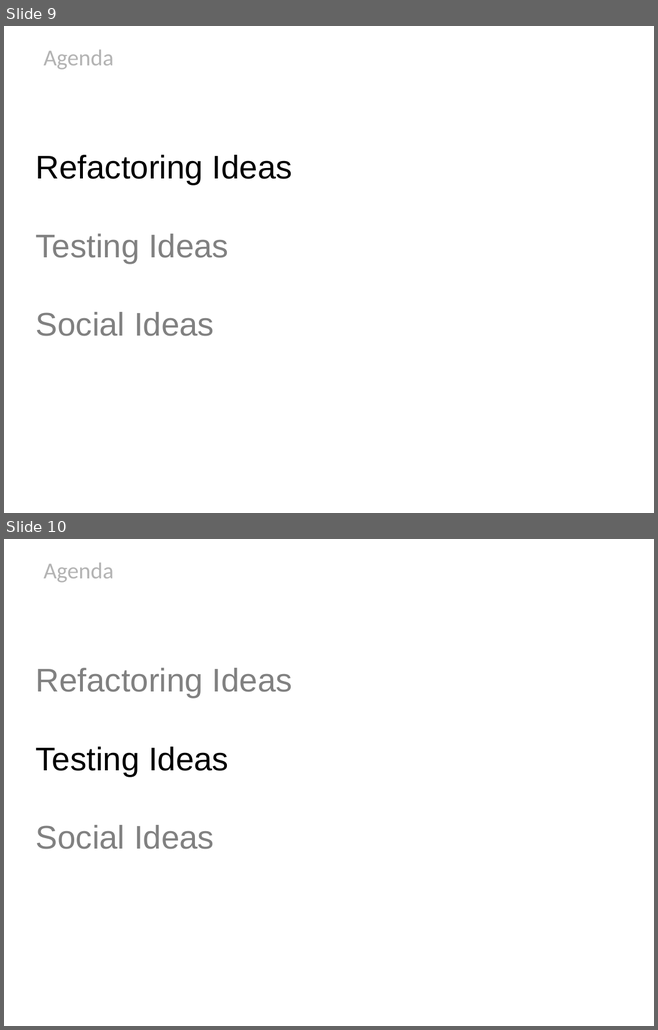
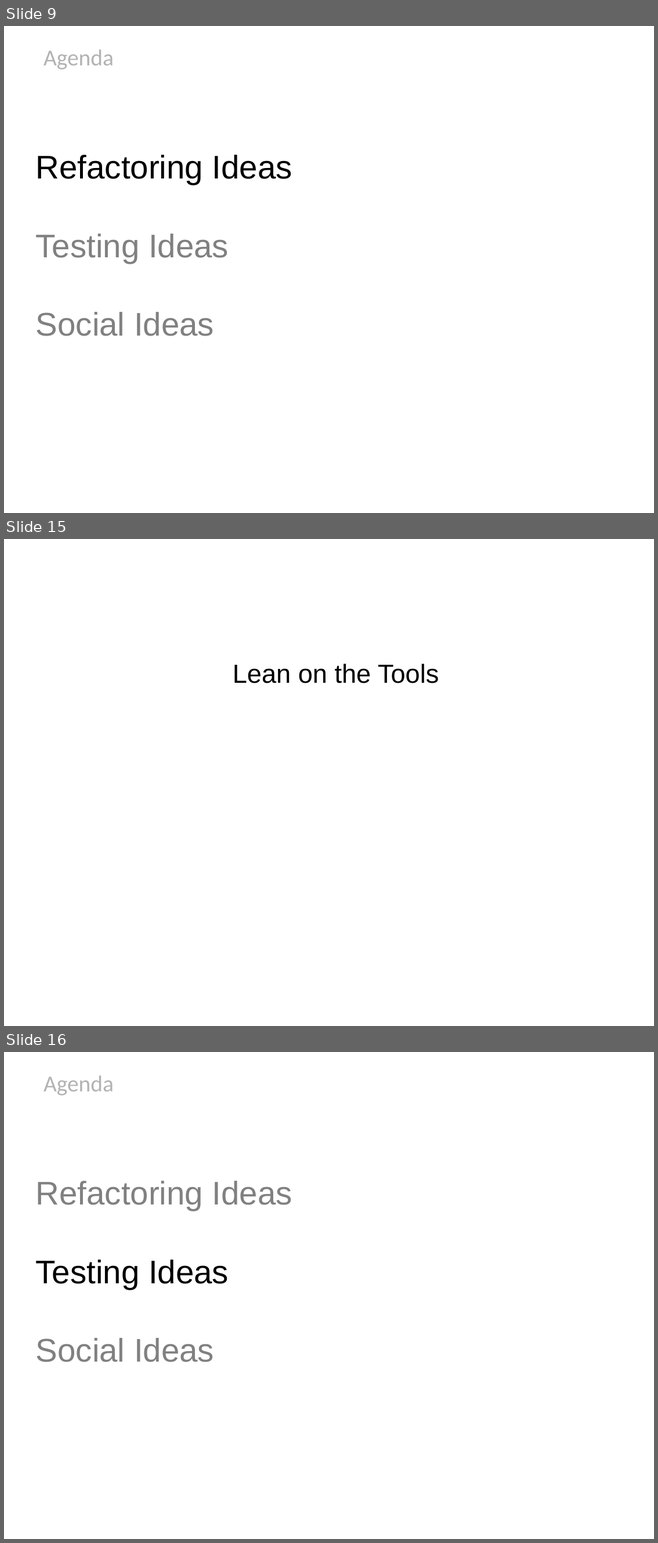
Before and after one commit to HamletDRC/presentations, a slide deck: newideasforoldcode/NewIdeasForOldCode_Confess2011.odp. Shown one above the other, each under a label of ours: slides 9 and 10 before the commit, slides 9, 15 and 16 after it; the slides between them are not shown. The pictures are 658x1030 and 658x1543 pixels, drawn with LibreOffice and Linux fonts; fonts in the diff are those of the drawing; background and template pictures are left out. Boxes give left, top, right and bottom in pixels: in the first picture for what was removed or moved away, otherwise in the second. Text is boxed around its words. In the diff, an @@ line names an element or a change of style, - is before the commit and + after.

```diff
--- a/newideasforoldcode/NewIdeasForOldCode_Confess2011.odp
+++ b/newideasforoldcode/NewIdeasForOldCode_Confess2011.odp
@@ slide 15 added at bbox=[4, 539, 654, 1026], background picture (left out) @@
@@ subtitle added at bbox=[233, 664, 438, 683], 32 pt, text #000000 @@
+Lean on the Tools
@@ what was slide 10 is now slide 16 @@
```
Also in this commit, not shown: 1 slide changed, 5 other slides added, 1 other file.
